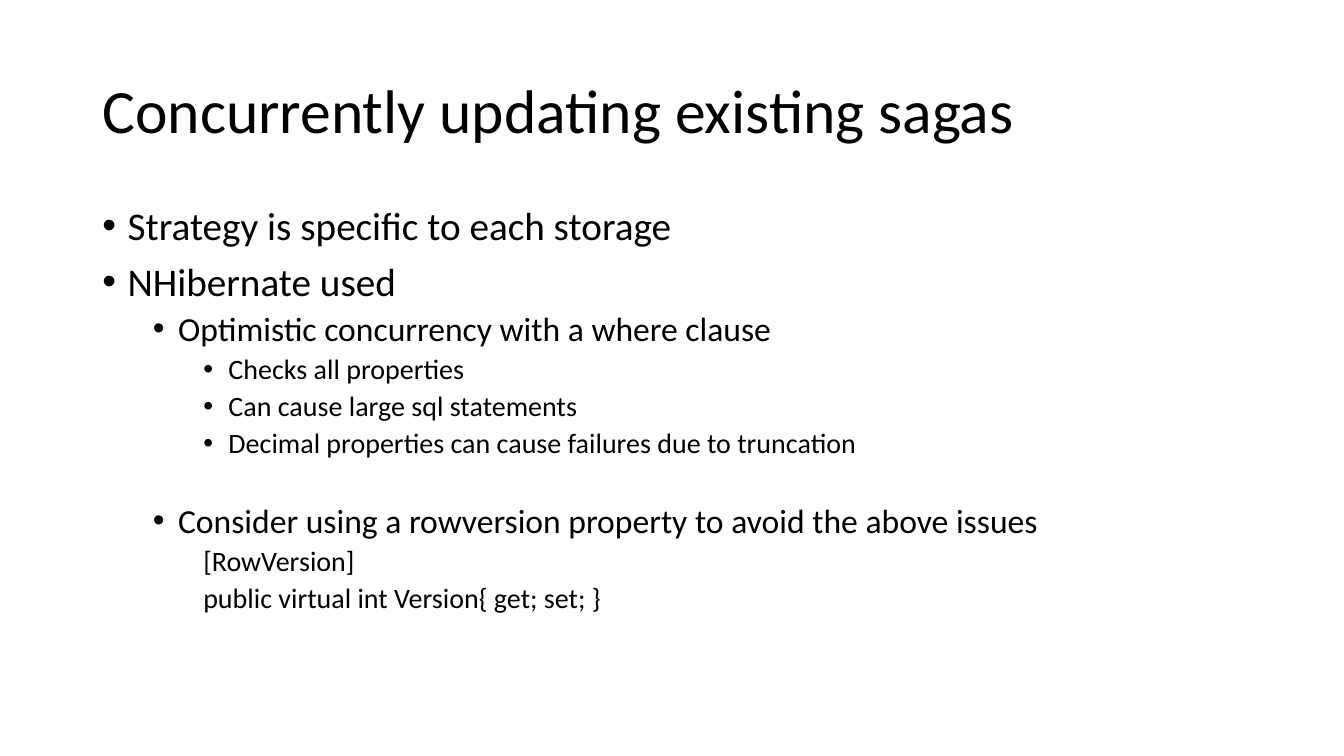
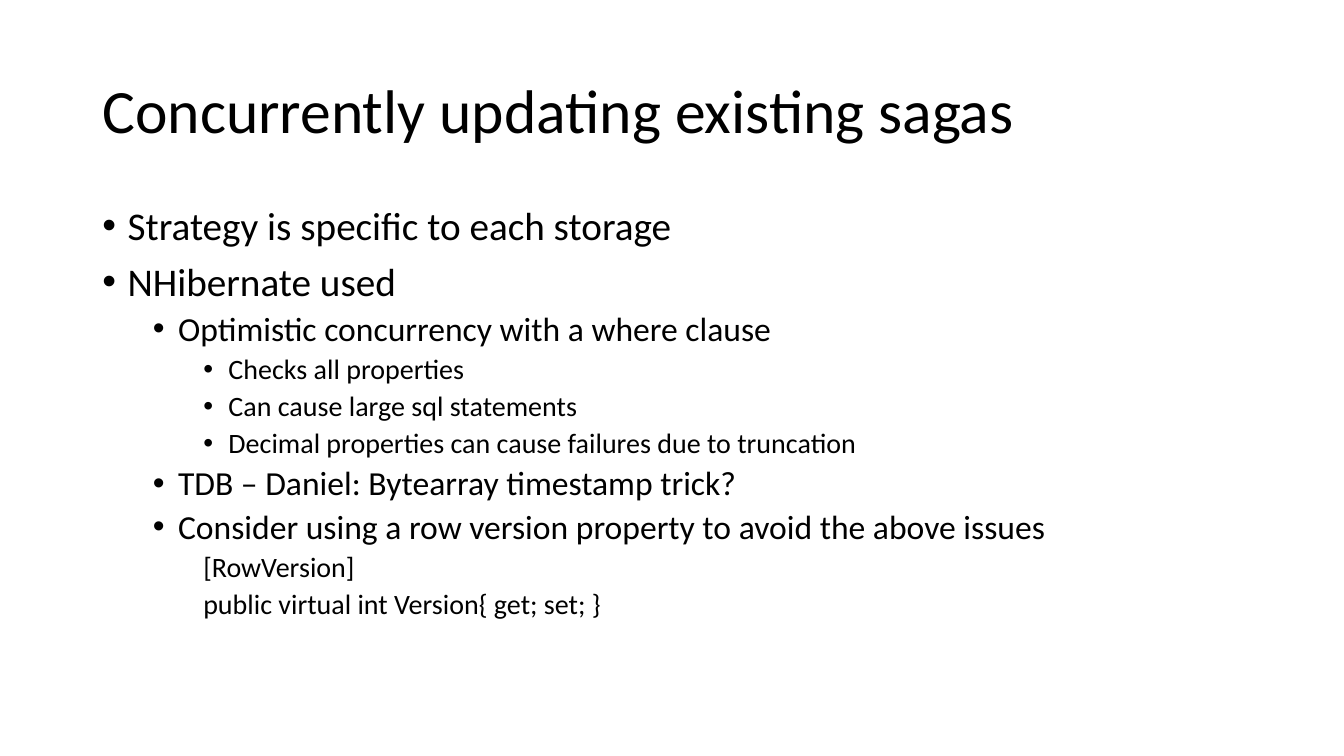
Before and after one commit to Particular/SagaMasterClass, a slide deck: slide 26 of SagaMasterClass.pptx. Drawn at 1344x756 pixels with LibreOffice and Linux fonts; fonts in the diff are those of the drawing. Boxes give left, top, right and bottom in pixels: in the first picture for what was removed or moved away, otherwise in the second. Text is boxed around its words. In the diff, an @@ line names an element or a change of style, - is before the commit and + after.

Commit message:
Changes after review with daniel

```diff
--- a/SagaMasterClass.pptx
+++ b/SagaMasterClass.pptx
@@ text at [178,471,1044,545]: text changed @@
-  • Consider using a rowversion property to avoid the above issues
+  • TDB – Daniel: Bytearray timestamp trick?
+  • Consider using a row version property to avoid the above issues
```
Also in this commit, not shown: 12 other slides changed, 5 slides added.
